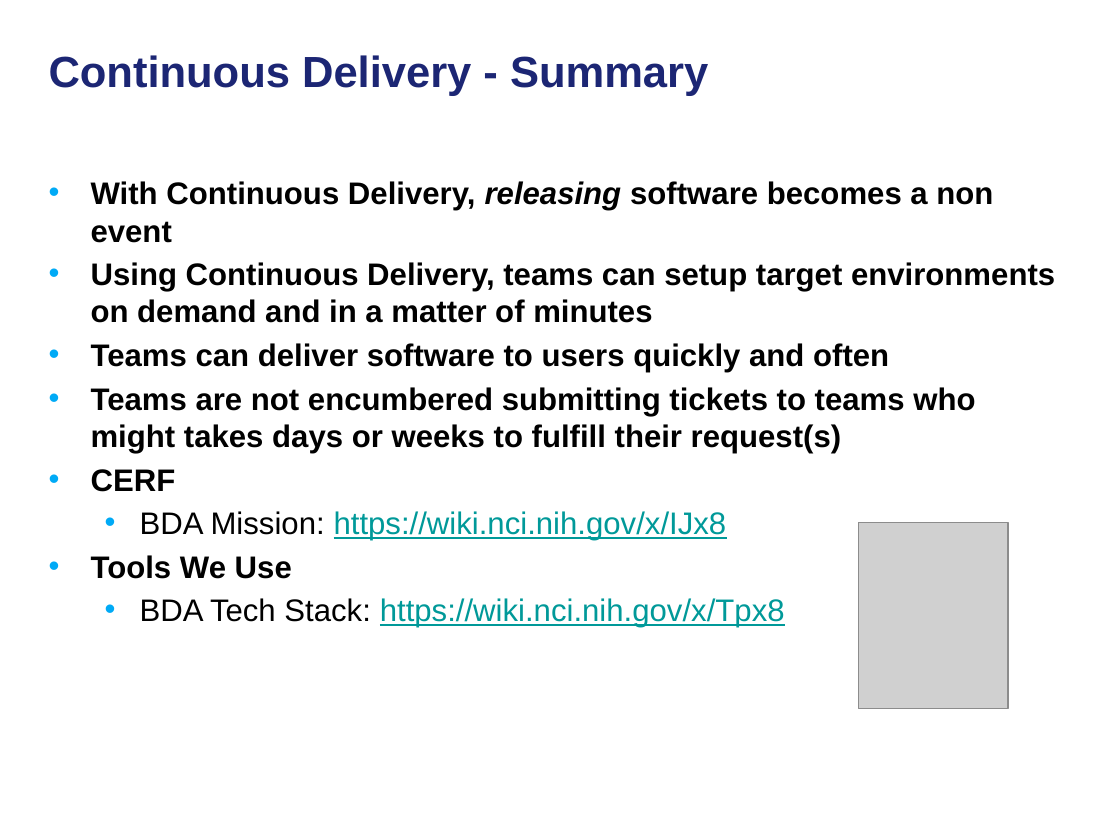
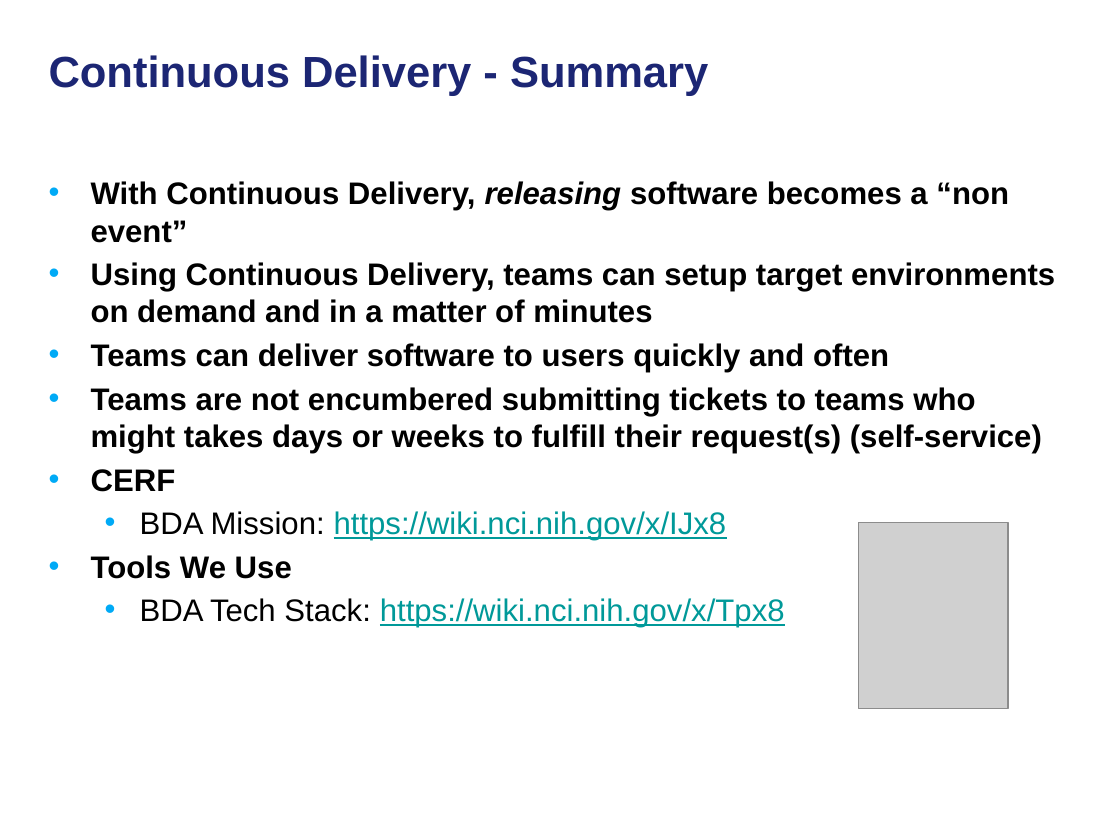
Before and after one commit to NCIP/automation, a slide deck: slide 26 of docs/continuous-delivery-caehr.pptx. Drawn at 1120x840 pixels with LibreOffice and Linux fonts; fonts in the diff are those of the drawing; grey boxes stand for pictures; background and template pictures are left out. Boxes give left, top, right and bottom in pixels: in the first picture for what was removed or moved away, otherwise in the second. Text is boxed around its words. In the diff, an @@ line names an element or a change of style, - is before the commit and + after.

```diff
--- a/docs/continuous-delivery-caehr.pptx
+++ b/docs/continuous-delivery-caehr.pptx
@@ text at [91,181,1009,243]: text changed @@
-• With Continuous Delivery, releasing software becomes a non event
+• With Continuous Delivery, releasing software becomes a “non event”
@@ text at [91,387,1042,453]: text changed @@
-• Teams are not encumbered submitting tickets to teams who might takes days or weeks to fulfill their request(s)
+• Teams are not encumbered submitting tickets to teams who might takes days or weeks to fulfill their request(s) (self-service)
```
Also in this commit, not shown: 1 other slide changed, 2 other files.
